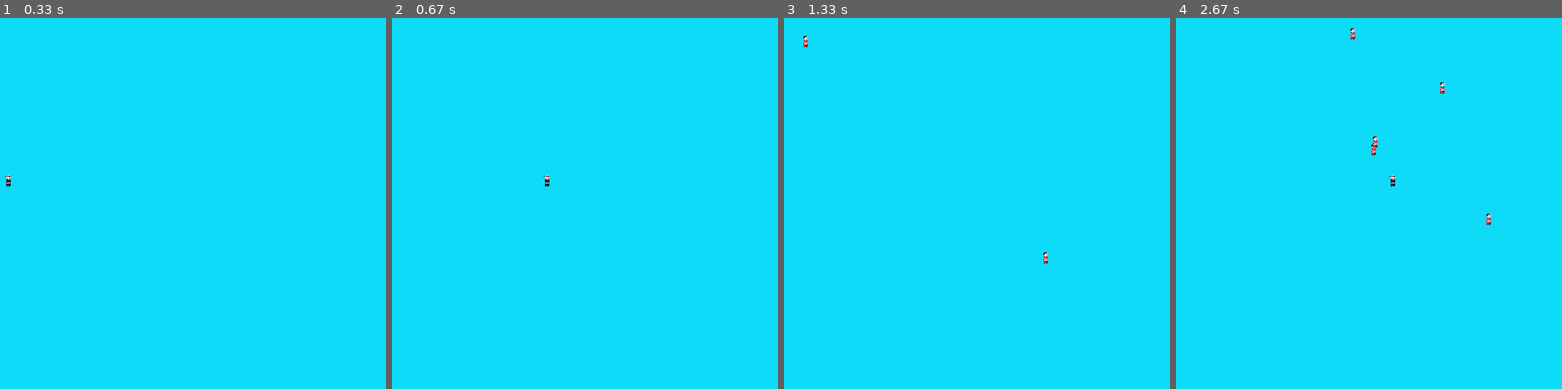
Above: before the commit, frames 1-4 (left to right).
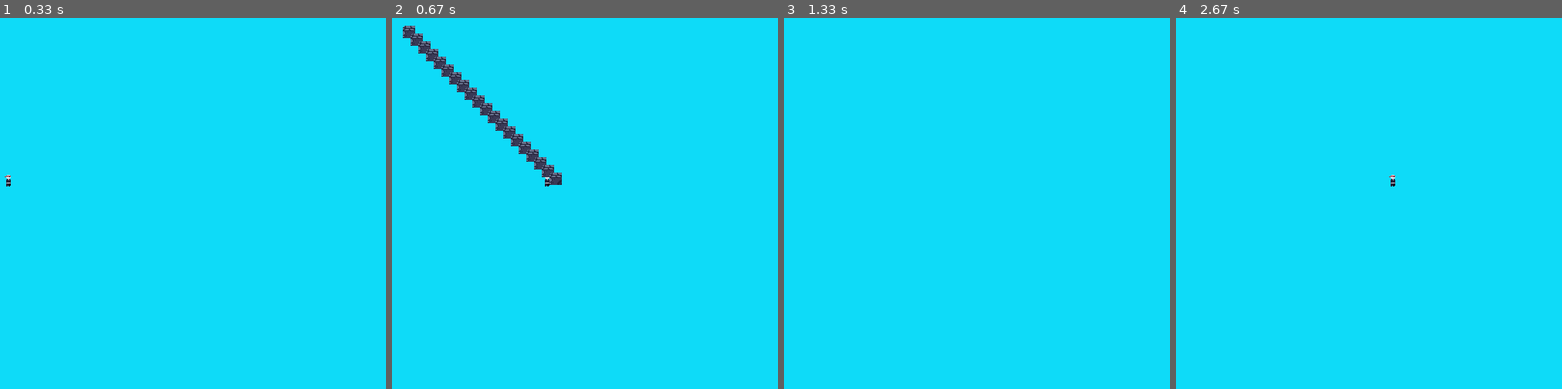
Above: after the commit, the same moments.

Repository: luksquitos/pygame-platformer
Game: pygame game, started from main.py
The game is run twice, just before and just after one commit, with the same random seed, the same clock (stepped at 60 frames per second) and the same inputs.
Inputs:
- Up to frame 1 (0.33 s): no input
- Up to frame 2 (0.67 s): hold Space from 0.33 s (still down); hold D from 0.33 s (still down)
- Up to frame 3 (1.33 s): release Space at 0.8 s; release D at 0.8 s; hold D 0.83-1.3 s
- Up to frame 4 (2.67 s): hold A from 2.17 s (still down)

Frame 1 is identical in both runs. In frame 2, 1.8% of the frame differs, in the area x 2-44%, y 2-45%; in frame 3, less than 0.1%; in frame 4, 0.2%.

Commit message:
shooting rocks with space

Diff:
--- a/bullet.py
+++ b/bullet.py
@@ -2,15 +2,15 @@
 
 
 class Rock:
-    def __init__(self, player):
+    def __init__(self, x, y):
         self.frame = pg.image.load("data/images/tiles/stone/0.png")
         self.frame.set_colorkey((0, 0, 0))
-        self.player = player
-        self.x_pos = player.x_pos
+        self.x_pos = x
+        self.y_pos = y
 
 
-    def update(self):
+    def update(self, objects_in_memory):
         self.move()
 
     def move(self):
-        pass
+        self.y_pos -= 10
--- a/game.py
+++ b/game.py
@@ -2,7 +2,7 @@
 import sys
 from player import Player, Enemy
 
-
+objects_in_memory = []
 class Game:
     def __init__(self):
         pg.init()
@@ -11,15 +11,15 @@
         self.screen = pg.display.set_mode((640, 480))
         self.clock = pg.time.Clock()
         self.player = Player(x_pos=100)
-        self.enemies = []
 
     def run(self):
         while True:
 
             self.screen.fill((14, 219, 248)) # Usado para "limpar a tela"
+            print("Quantidade de objetos na memória ", len(objects_in_memory))
 
-            self.generate_enemies()
-            print("quantidade de objetos", len(self.enemies))
+            # self.generate_enemies()
+            # print("quantidade de objetos", len(objects_in_memory))
 
             self.blit_objects()
             # self.screen.blit(
@@ -44,14 +44,14 @@
             (self.player.x_pos, self.player.y_pos)
         )
 
-        self.player.update()
+        self.player.update(objects_in_memory)
 
-        for obj in self.enemies:
+        for obj in objects_in_memory:
             self.screen.blit(
                 obj.frame,
                 (obj.x_pos, obj.y_pos)
             ) # "Por outra 'surface' por cima"
-            obj.update()
+            obj.update(objects_in_memory)
 
 
     def generate_enemies(self):
@@ -60,4 +60,4 @@
         if num != 2:
             return
 
-        self.enemies.append(Enemy(x_pos=randint(100, 600)))
+        objects_in_memory.append(Enemy(x_pos=randint(100, 600)))
--- a/player.py
+++ b/player.py
@@ -1,5 +1,6 @@
 import pygame as pg
 from random import randint
+from bullet import Rock
 
 class Entity:
     frame = None
@@ -10,11 +11,19 @@
         self.frame.set_colorkey((0, 0, 0))
         self.x_pos = x_pos
         self.y_pos = self.y
+        self.rect = pg.rect.Rect(self.x_pos, self.y, 80, 50)
 
         self.speed = 10
 
-    def update(self):
+    def update(self, objects_in_memory):
         self.move()
+        self.attack(objects_in_memory)
+
+    def attack(self, objects_in_memory: list):
+        key_pressed = pg.key.get_pressed()
+
+        if key_pressed[pg.K_SPACE]:
+            objects_in_memory.append(Rock(self.x_pos, self.y_pos))
 
     def move(self):
         # print("OI")
@@ -47,3 +56,7 @@
 
         if self.y_pos >= 480:
             self.delete = True
+
+
+    def attack(self, objects_in_memory):
+        return None
